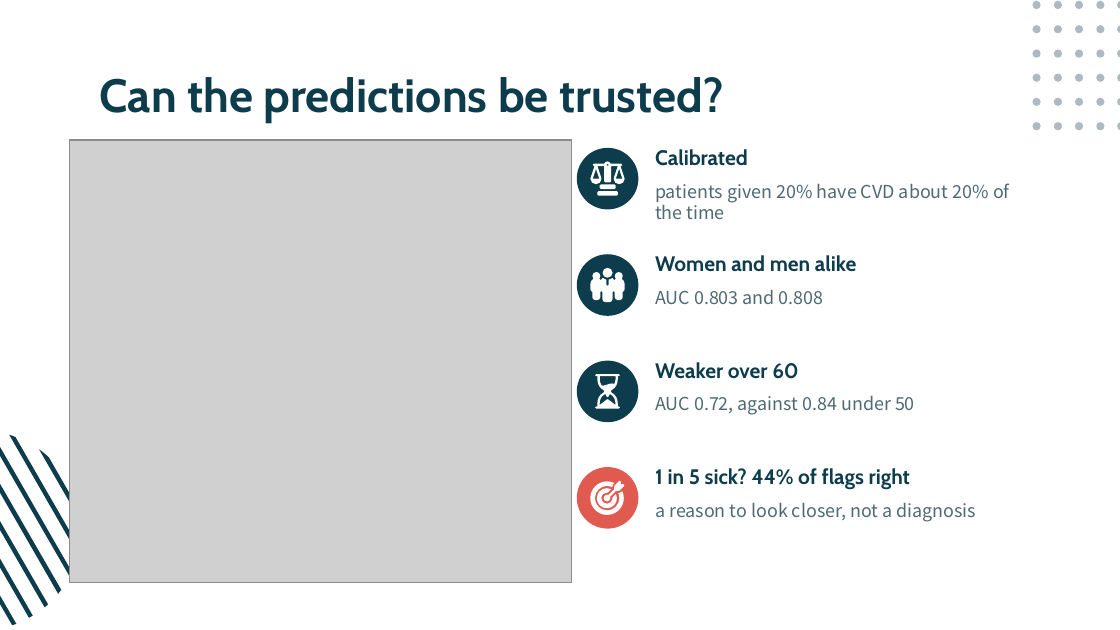
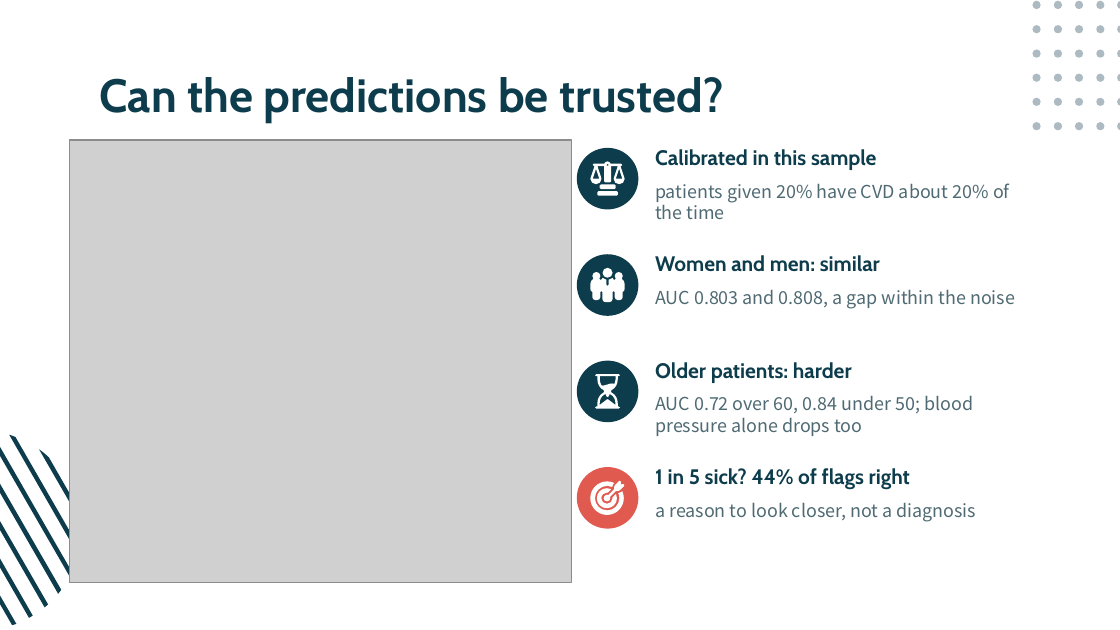
Before and after one commit to hadigghazi/cardio-risk, a slide deck: slide 12 of presentation/Cardio-Risk.pptx. Drawn at 1120x630 pixels with LibreOffice and Linux fonts; fonts in the diff are those of the drawing; grey boxes stand for pictures. Boxes give left, top, right and bottom in pixels: in the first picture for what was removed or moved away, otherwise in the second. Text is boxed around its words. In the diff, an @@ line names an element or a change of style, - is before the commit and + after.

```diff
--- a/presentation/Cardio-Risk.pptx
+++ b/presentation/Cardio-Risk.pptx
@@ text at [655,149,877,170]: text changed @@
-Calibrated
+Calibrated in this sample
@@ text at [655,255,880,272]: text changed @@
-Women and men alike
+Women and men: similar
@@ text at [655,289,1015,309]: text changed @@
-AUC 0.803 and 0.808
+AUC 0.803 and 0.808, a gap within the noise
@@ text at [655,362,852,383]: text changed @@
-Weaker over 60
+Older patients: harder
@@ text at [655,395,973,436]: text changed @@
-AUC 0.72, against 0.84 under 50
+AUC 0.72 over 60, 0.84 under 50; blood pressure alone drops too
```
Also in this commit, not shown: 12 other slides changed, 12 other files.
